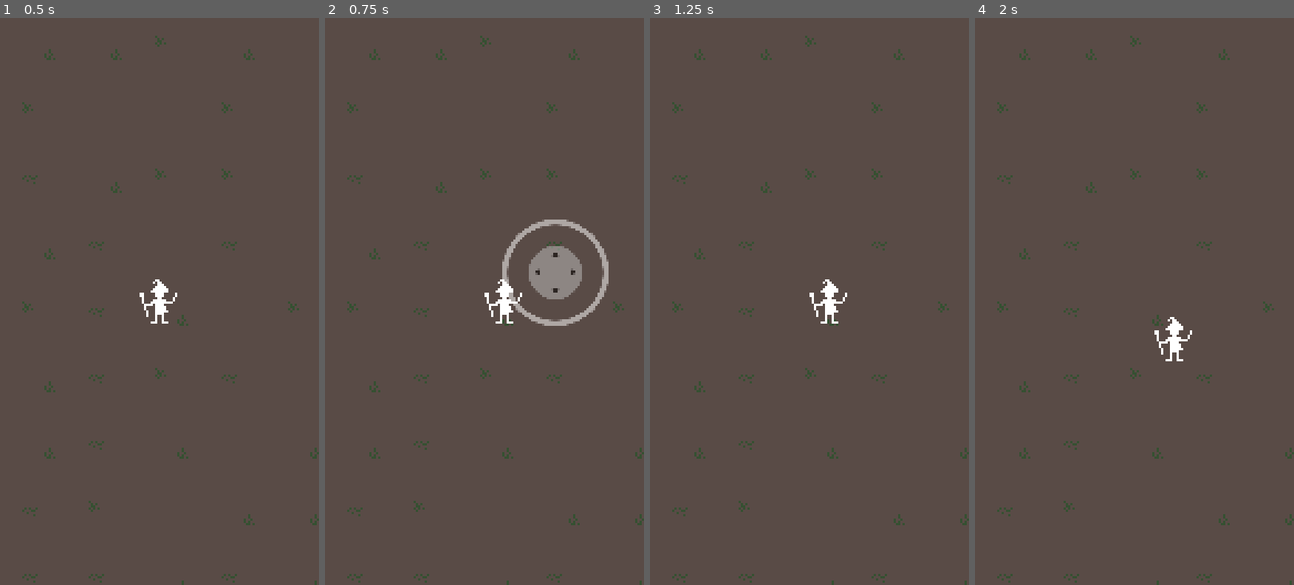
Above: before the commit, frames 1-4 (left to right).
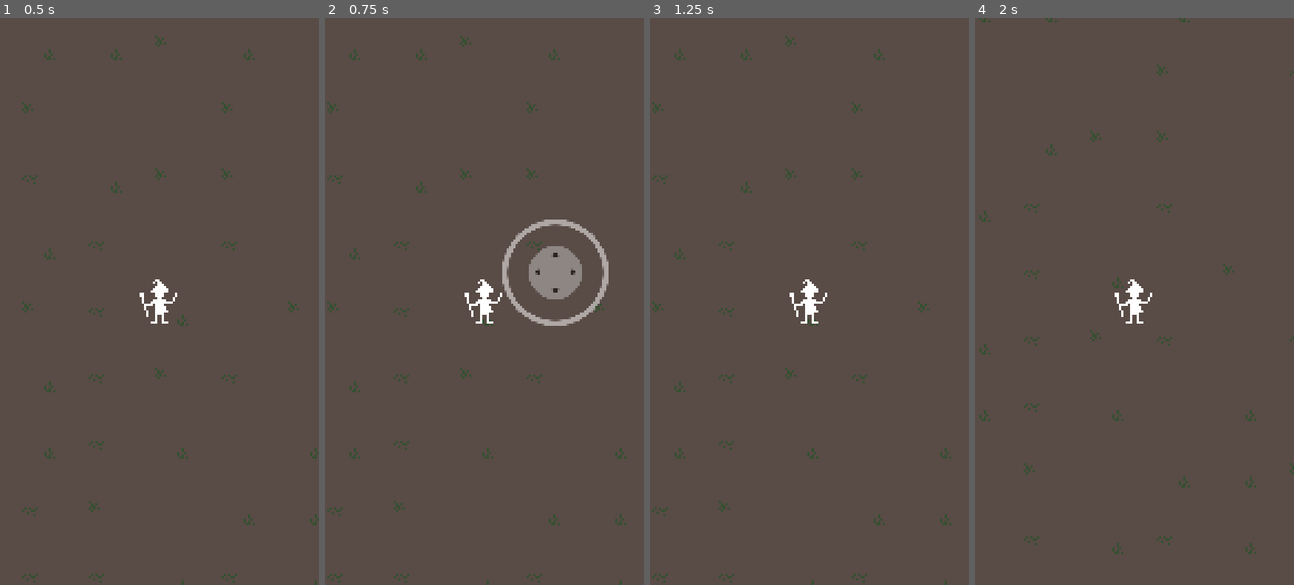
Above: after the commit, the same moments.

Repository: polyarik/wizard-legacy
Game: Godot game, scene res://scenes/game/locations/demo_location.tscn
Same seed, same stepped clock (60 frames per second), same inputs: the game is played once before the commit and once after it.
Inputs (mouse positions are in pixels of both pictures, inside the frame that each line leads up to):
- Up to frame 1 (0.5 s): no input
- Up to frame 2 (0.75 s): tap Enter at 0.5 s; move the mouse to (554, 273) at 0.52 s; hold Right (ui_right) from 0.53 s (still down); click (554, 273) at 0.67 s
- Up to frame 3 (1.25 s): keep holding Right (ui_right)
- Up to frame 4 (2 s): release Right (ui_right) at 1.25 s; tap Space at 1.25 s; drag from (1070, 329) to (1118, 414) at 1.27 s

Frame 1 is identical in both runs. In frame 2, 2.0% of the frame differs, in the area x 0-100%, y 3-100%; in frame 3, 2.0%; in frame 4, 2.0%.

Commit message:
✨ add Camera2D node to track the player

Diff:
--- a/scenes/game/locations/demo_location.tscn
+++ b/scenes/game/locations/demo_location.tscn
@@ -17,14 +17,17 @@
 sources/0 = SubResource("TileSetAtlasSource_8w4gt")
 
 [node name="DemoLocation" type="Node2D"]
+y_sort_enabled = true
 
 [node name="Player" parent="." instance=ExtResource("1_n21k5")]
 position = Vector2(72, 128)
 
-[node name="GUI" type="CanvasLayer" parent="Player"]
-follow_viewport_enabled = true
+[node name="HUD" type="CanvasLayer" parent="Player"]
 
-[node name="VirtualJoystick" parent="Player/GUI" instance=ExtResource("2_jkuvy")]
+[node name="VirtualJoystick" parent="Player/HUD" instance=ExtResource("2_jkuvy")]
+
+[node name="PlayerRemoteTransform" type="RemoteTransform2D" parent="Player"]
+remote_path = NodePath("../../Camera")
 
 [node name="DemoTerrain" type="TileMap" parent="."]
 z_index = -1
@@ -32,3 +35,6 @@
 cell_quadrant_size = 30
 format = 2
 layer_0/tile_data = PackedInt32Array(-1048596, 0, 1, -983060, 65536, 0, -917524, 0, 0, -851988, 0, 1, -786452, 65536, 0 …(33541 unchanged characters)…
+
+[node name="Camera" type="Camera2D" parent="."]
+position = Vector2(72, 128)
